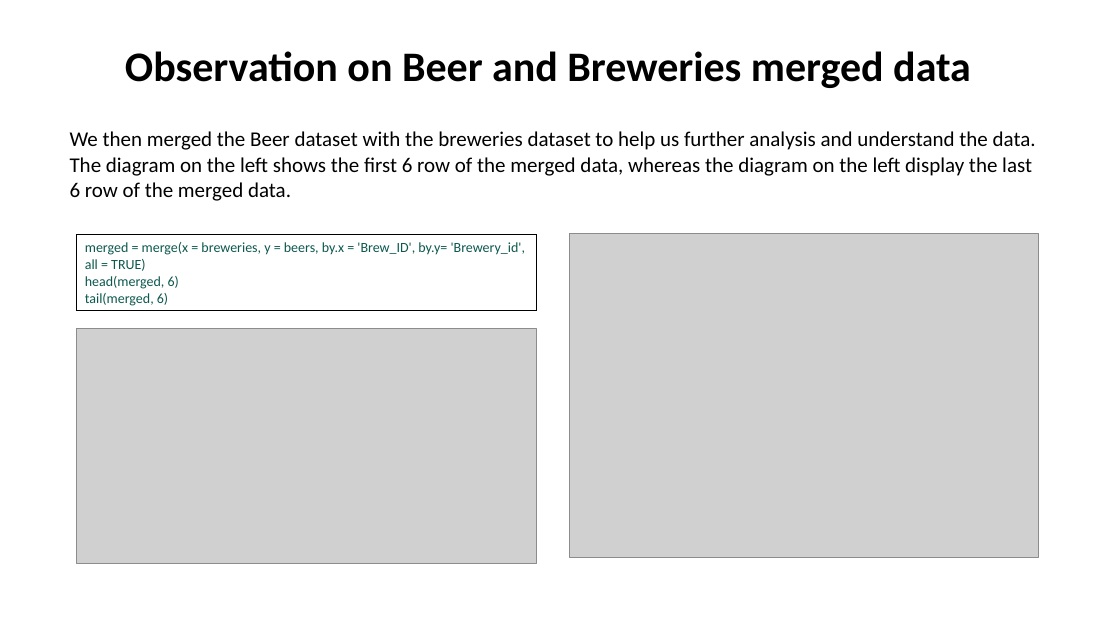
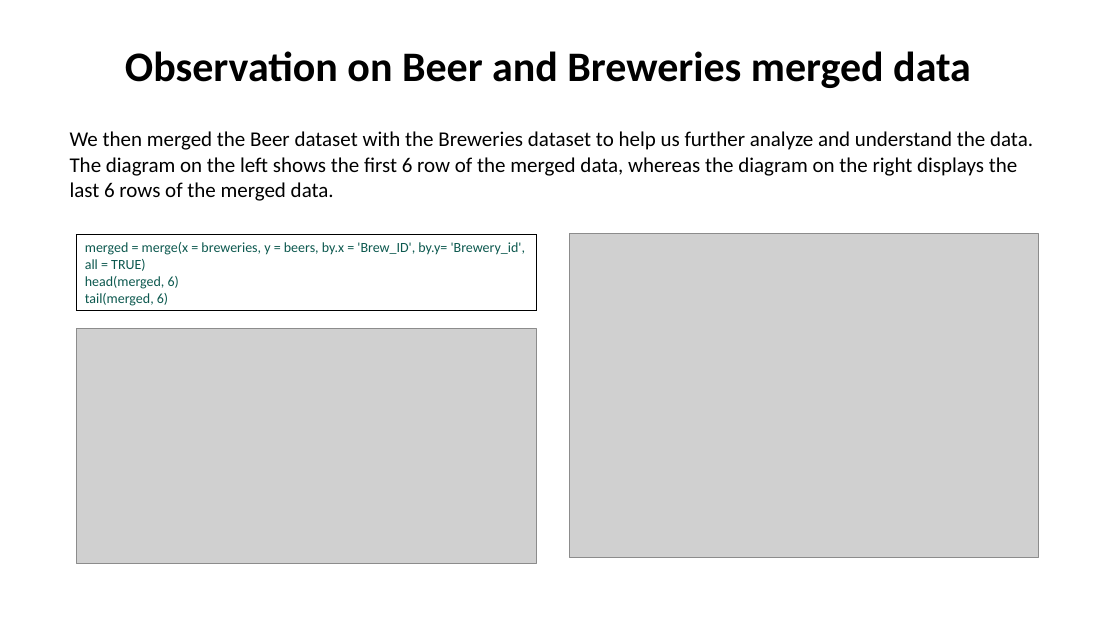
Before and after one commit to sfogelm/SMUDataScienceCapstone1, a slide deck: slide 6 of CaseStudy.pptx. Drawn at 1120x630 pixels with LibreOffice and Linux fonts; fonts in the diff are those of the drawing; grey boxes stand for pictures. Boxes give left, top, right and bottom in pixels: in the first picture for what was removed or moved away, otherwise in the second. Text is boxed around its words. In the diff, an @@ line names an element or a change of style, - is before the commit and + after.

```diff
--- a/CaseStudy.pptx
+++ b/CaseStudy.pptx
@@ text at [70,131,1033,201]: text changed @@
-We then merged the Beer dataset with the breweries dataset to help us further analysis and understand the data. The diagram on the left shows the first 6 row of the merged data, whereas the diagram on the left display the last 6 row of the merged data.
+We then merged the Beer dataset with the Breweries dataset to help us further analyze and understand the data. The diagram on the left shows the first 6 row of the merged data, whereas the diagram on the right displays the last 6 rows of the merged data.
```
Also in this commit, not shown: 8 other slides changed.
